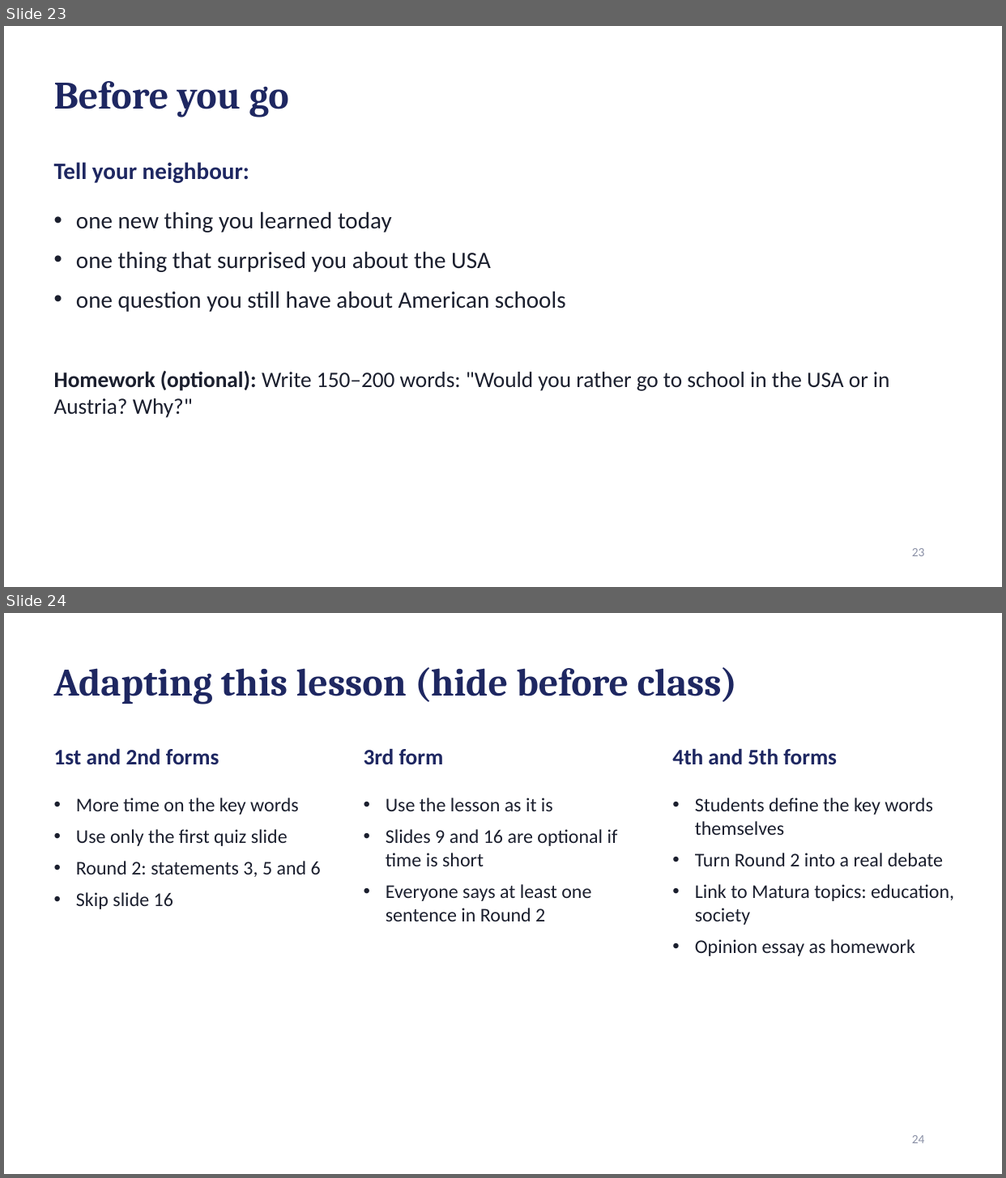
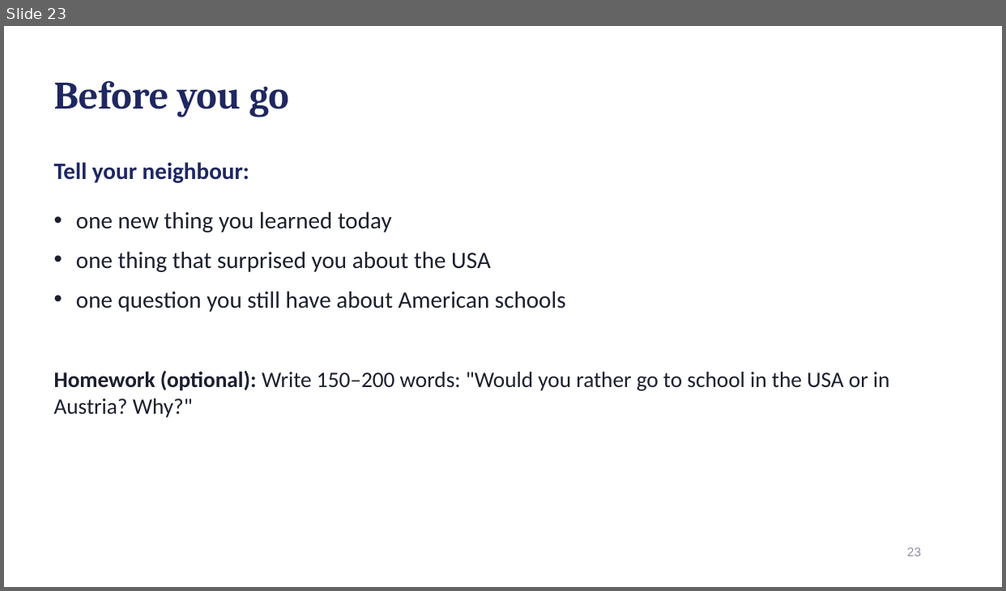
Before and after one commit to noahfried/slides, a slide deck: USA_Diversity_and_School.pptx. Shown one above the other, each under a label of ours: slides 23 and 24 before the commit, slide 23 after it. The pictures are 1006x1178 and 1006x591 pixels, drawn with LibreOffice and Linux fonts; fonts in the diff are those of the drawing. Boxes give left, top, right and bottom in pixels: in the first picture for what was removed or moved away, otherwise in the second. Text is boxed around its words. In the diff, an @@ line names an element or a change of style, - is before the commit and + after.

```diff
--- a/USA_Diversity_and_School.pptx
+++ b/USA_Diversity_and_School.pptx
@@ slide 24 removed at <box>4,613,1002,1174</box>, background #FFFFFF @@
@@ title removed at <box>54,667,738,704</box> @@
-Adapting this lesson (hide before class)
@@ text removed at <box>54,748,219,765</box> @@
-1st and 2nd forms
@@ text removed at <box>364,748,444,764</box> @@
-3rd form
@@ text removed at <box>672,748,837,764</box> @@
-4th and 5th forms
@@ text removed at <box>76,798,321,909</box> @@
-• More time on the key words
-• Use only the first quiz slide
-• Round 2: statements 3, 5 and 6
-• Skip slide 16
@@ text removed at <box>386,798,618,922</box> @@
-• Use the lesson as it is
-• Slides 9 and 16 are optional if time is short
-• Everyone says at least one sentence in Round 2
@@ text removed at <box>695,798,954,956</box> @@
-• Students define the key words themselves
-• Turn Round 2 into a real debate
-• Link to Matura topics: education, society
-• Opinion essay as homework
@@ page number removed at <box>912,1135,925,1144</box> @@
-24
@@ slide 23 changed as well @@
@@ page number at <box>907,548,921,557</box>: font Calibri to Arial @@
```
Also in this commit, not shown: 21 other slides changed, 1 slide added, 1 other slide removed, 1 other file.
